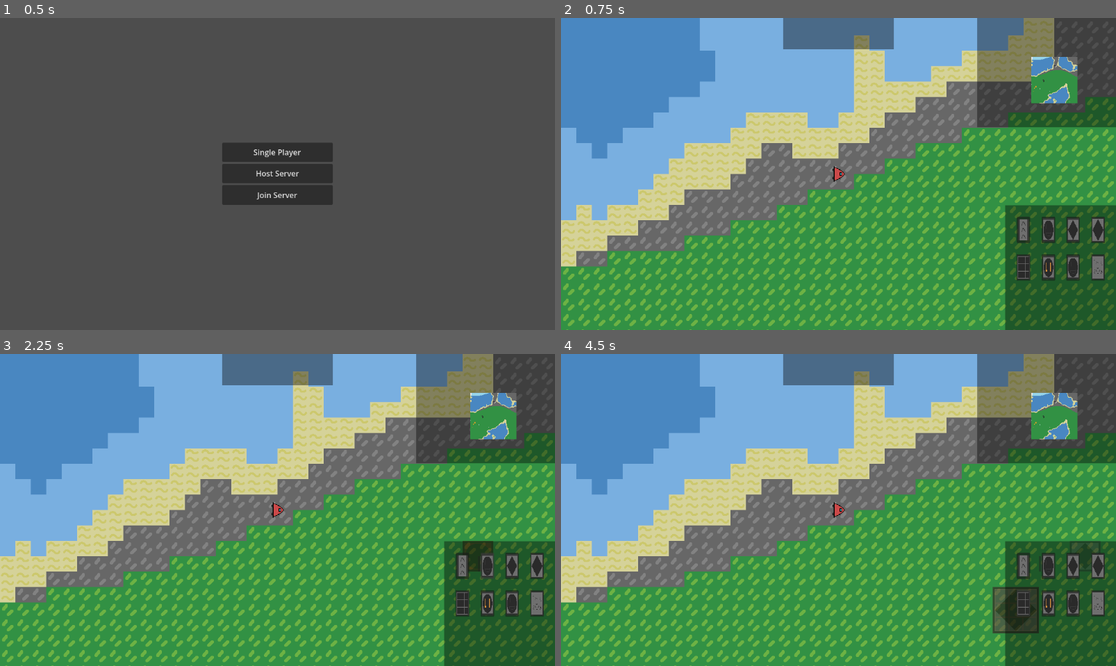
Above: before the commit, frames 1-4 (two rows, left to right).
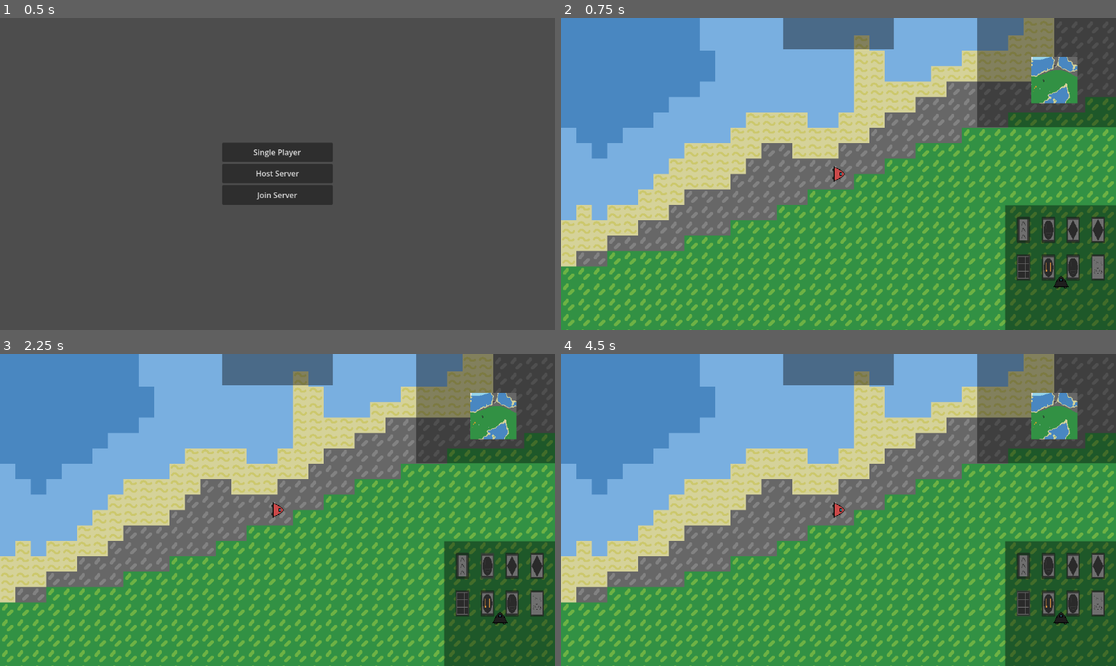
Above: after the commit, the same moments.

Repository: pp1522/Dusty-Mine
Game: Godot game, scene res://Scenes/menu.tscn
The game is run twice, just before and just after one commit, with the same random seed, the same clock (stepped at 60 frames per second) and the same inputs.
Inputs (mouse positions are in pixels of both pictures, inside the frame that each line leads up to):
- Up to frame 1 (0.5 s): no input
- Up to frame 2 (0.75 s): click "Host Server" at 0.5 s
- Up to frame 3 (2.25 s): click (460, 566) at 1.25 s; click (488, 566) at 2 s
- Up to frame 4 (4.5 s): click (1071, 566) at 2.75 s; click (1099, 566) at 3.5 s; click (1021, 603) at 4.25 s

Frame 1 is identical in both runs. In frame 2, less than 0.1% of the frame differs, in the area x 88-92%, y 82-87%; in frame 3, 0.4%; in frame 4, 1.2%, in the area x 77-98%, y 59-90%.

Commit message:
Move building preview to player

Diff:
--- /dev/null
+++ b/Object/enemy.tscn
@@ -0,0 +1,7 @@
+[gd_scene format=3 uid="uid://dsr5fcyaadjx0"]
+
+[ext_resource type="Texture2D" uid="uid://dlosahuqsoly5" path="res://Assets/enemy.png" id="1_qbrgh"]
+
+[node name="Sprite2D" type="Sprite2D" unique_id=957648659]
+scale = Vector2(1.2, 1.2)
+texture = ExtResource("1_qbrgh")
--- a/Scenes/main.tscn
+++ b/Scenes/main.tscn
@@ -34,6 +34,7 @@
 [ext_resource type="PackedScene" uid="uid://kpuqnea5jivw" path="res://Object/building/gun_turret.tscn" id="25_kltya"]
 [ext_resource type="PackedScene" uid="uid://bqln0suuedll4" path="res://Object/building/drill_advance.tscn" id="26_e08e2"]
 [ext_resource type="PackedScene" uid="uid://dxdsalqena2ek" path="res://Object/building/core.tscn" id="27_neg2b"]
+[ext_resource type="PackedScene" uid="uid://dsr5fcyaadjx0" path="res://Object/enemy.tscn" id="34_r33sp"]
 
 [node name="Main" type="Node2D" unique_id=1290030476]
 script = ExtResource("1_fevyy")
@@ -94,7 +95,11 @@
 [node name="Player" type="Node2D" parent="." unique_id=938649005]
 z_index = 2
 
-[node name="PlayerSingle" parent="Player" unique_id=1308833832 instance=ExtResource("3_jjvhh")]
+[node name="PlayerSingle" parent="Player" unique_id=1308833832 node_paths=PackedStringArray("build") instance=ExtResource("3_jjvhh")]
+build = NodePath("../../Building")
+
+[node name="Sprite2D" parent="." unique_id=957648659 instance=ExtResource("34_r33sp")]
+position = Vector2(462, 225)
 
 [node name="CanvasLayer" type="CanvasLayer" parent="." unique_id=17001104]
 
@@ -106,4 +111,5 @@
 spawn_path = NodePath("../Player")
 
 [connection signal="click_event" from="Player/PlayerSingle" to="Building" method="_on_player_click_event"]
-[connection signal="building_select" from="CanvasLayer/Gui" to="Building" method="_on_gui_building_select"]
+[connection signal="click_remove_event" from="Player/PlayerSingle" to="Building" method="_on_player_click_remove_event"]
+[connection signal="building_select" from="CanvasLayer/Gui" to="Player/PlayerSingle" method="_on_gui_building_select"]
--- a/Scripts/Building/build.gd
+++ b/Scripts/Building/build.gd
@@ -22,11 +22,8 @@
 
 var debug: bool = false
 
-var select_building: String = ""
-var current_building: Building
 var old_pos: Vector2
 var building_object: PackedScene
-var current_rotation: float = 0.0
 
 var building_tile: Dictionary[Vector2i, Building] = {}
 
@@ -37,28 +34,7 @@
 		spawner.add_spawnable_scene("res://Object/building/drill.tscn")
 		spawner.add_spawnable_scene("res://Object/building/belt.tscn")
 
-func _input(_event: InputEvent) -> void:
-	if Input.is_action_just_pressed("place") and current_building:
-		queue_building()
-
-	elif Input.is_action_just_pressed("remove") and current_building:
-		current_building.queue_free()
-		current_building = null
-		select_building = ""
-
-	elif Input.is_action_just_pressed("remove"):
-		queue_remove()
-
-	elif Input.is_action_just_pressed("rotate") and current_building:
-		current_rotation = wrapf(current_rotation+90.0, 0.0, 360.0)
-		current_building.building_rotate(current_rotation)
-
 func _process(_delta: float) -> void:
-	if current_building:
-		snap(current_building, get_global_mouse_position())
-	elif select_building:
-		set_current_building(select_building)
-
 	for c in build_global.get_children():
 		if player.get_child_count() == 0: return
 		for p in player.get_children():
@@ -196,28 +172,30 @@
 
 	return Vector2i.DOWN
 
-func queue_building():
-	if not is_valid(current_building): return
+func queue_building(building: String, build_pos: Vector2, build_rotation: float):
+	var newBuilding: Building = create_building(building, build_pos, build_rotation)
+
+	if not is_valid(newBuilding):
+		newBuilding.queue_free()
+		return
 
 	if NetworkHandler.single:
-		local_place_queue(current_building, current_rotation)
+		local_place_queue(newBuilding)
 	else:
 		if multiplayer.is_server():
-			online_place(select_building, current_building.global_position, current_rotation)
+			online_place(building, newBuilding.global_position, build_rotation)
 		else:
-			online_place.rpc_id(1, select_building, current_building.global_position, current_rotation)
-		current_building.queue_free()
-
-	current_building = null
-
-func queue_remove():
+			online_place.rpc_id(1, building, newBuilding.global_position, build_rotation)
+		newBuilding.queue_free()
+
+func queue_remove(pos: Vector2):
 	if NetworkHandler.single:
-		local_remove_queue(get_global_mouse_position())
+		local_remove_queue(pos)
 	else:
 		if multiplayer.is_server():
-			online_remove(get_global_mouse_position())
+			online_remove(pos)
 		else:
-			online_remove.rpc_id(1, get_global_mouse_position())
+			online_remove.rpc_id(1, pos)
 
 func place_building(building: Building):
 	snap(building, building.global_position)
@@ -260,9 +238,8 @@
 					remove_building_tile(child)
 					child.set_remove()
 
-func local_place_queue(building: Building, build_rotation: float):
+func local_place_queue(building: Building):
 	building.reparent(build_global)
-	building.building_rotate(build_rotation)
 	snap(building, building.global_position)
 	building.set_queue()
 
@@ -281,14 +258,8 @@
 					remove_building_tile(child)
 					child.set_remove()
 
-func set_current_building(build: String):
-	if current_building:
-		current_building.queue_free()
-		current_building = null
-
-	var newBuilding = BUILDING[build].instantiate()
-	current_building = newBuilding
-
+func create_building(building: String, build_pos: Vector2, build_rotation: float):
+	var newBuilding = BUILDING[building].instantiate()
 	newBuilding.modulate.r = 0.0
 	newBuilding.modulate.g = 0.0
 	newBuilding.modulate.b = 0.0
@@ -296,9 +267,11 @@
 	newBuilding.set_sync(false)
 
 	build_preview.add_child(newBuilding)
-	snap(newBuilding, get_global_mouse_position())
+	snap(newBuilding, build_pos)
 	update_highlight(newBuilding)
-	current_building.building_rotate(current_rotation)
+	newBuilding.building_rotate(build_rotation)
+
+	return newBuilding
 
 func update_belt(belt: Building):
 	belt.data["Belt_Target"] = []
@@ -378,21 +351,17 @@
 				if b.properties.type == "belt":
 					update_belt(b)
 
-func _on_gui_building_select(building: String) -> void:
-	if BUILDING.has(building):
-		select_building = building
-		set_current_building(building)
-	else:
-		if current_building:
-			current_building.queue_free()
-			current_building = null
-
-func _on_player_click_event(pos: Vector2) -> void:
-	# BUG: Delay Multiplayer a bit so it not show inv when place.
-	var tile_pos = ground_tile.local_to_map(ground_tile.to_local(pos))
-	var building = building_tile.get(tile_pos)
-
-	if !building: return
-
-	if building.place and building.get_global_rect().has_point(pos):
-		building.toggle_item()
+func _on_player_click_event(pos: Vector2, build_rotation: float, building: String) -> void:
+	if building:
+		queue_building(building, pos, build_rotation)
+	else:
+		var tile_pos = ground_tile.local_to_map(ground_tile.to_local(pos))
+		var build = building_tile.get(tile_pos)
+
+		if !build: return
+
+		if build.place and build.get_global_rect().has_point(pos):
+			build.toggle_item()
+
+func _on_player_click_remove_event(pos: Vector2) -> void:
+	queue_remove(pos)
--- a/Scripts/Building/building_gui.gd
+++ b/Scripts/Building/building_gui.gd
@@ -1,7 +1,7 @@
 extends Control
 
 
-signal select(building)
+signal select(building: String)
 
 @export var button: Array[BuildingButton]
 
--- a/Scripts/gui.gd
+++ b/Scripts/gui.gd
@@ -2,7 +2,7 @@
 extends Control
 
 
-signal building_select(building)
+signal building_select(building: String)
 
 @export var terrain_gen: TerrainGen
 
@@ -22,5 +22,5 @@
 		items.resources[i] += 1
 	items.update_item()
 
-func _on_building_select(building: Variant) -> void:
+func _on_building_select(building: String) -> void:
 	building_select.emit(building)
--- a/Scripts/player.gd
+++ b/Scripts/player.gd
@@ -2,7 +2,8 @@
 extends Node2D
 
 
-signal click_event(pos: Vector2)
+signal click_event(pos: Vector2, build_rotation: float, building: String)
+signal click_remove_event(pos: Vector2)
 
 @export var speed: int = 10
 @export var player_speed: int = 250
@@ -15,11 +16,22 @@
 @export var camera: Camera2D
 @export var player: CharacterBody2D
 
+@export var build: Build
+
 var vel = Vector2.ZERO
+var select_building: String = ""
+var current_building: Building
+var current_rotation: float = 0.0
 
 func get_input():
 	var direction = Input.get_vector("left", "right", "up", "down")
 	vel = direction * speed
+
+func _process(_delta: float) -> void:
+	if current_building:
+		build.snap(current_building, get_global_mouse_position())
+	elif select_building:
+		set_current_building(select_building)
 
 func _physics_process(_delta: float) -> void:
 	get_input()
@@ -41,5 +53,41 @@
 		camera.zoom = Vector2(z, z)
 
 	if Input.is_action_just_pressed("place"):
-		var pos = get_global_mouse_position()
-		click_event.emit(pos)
+		click_event.emit(get_global_mouse_position(), current_rotation, select_building)
+
+	if Input.is_action_just_pressed("remove") and current_building:
+		current_building.queue_free()
+		current_building = null
+		select_building = ""
+
+	elif Input.is_action_just_pressed("remove"):
+		click_remove_event.emit(get_global_mouse_position())
+
+	if Input.is_action_just_pressed("rotate") and current_building:
+		current_rotation = wrapf(current_rotation+90.0, 0.0, 360.0)
+		current_building.building_rotate(current_rotation)
+
+func set_current_building(building: String):
+	if current_building:
+		current_building.queue_free()
+		current_building = null
+
+	var newBuilding = build.BUILDING[building].instantiate()
+	current_building = newBuilding
+
+	newBuilding.modulate.r = 0.0
+	newBuilding.modulate.g = 0.0
+	newBuilding.modulate.b = 0.0
+
+	newBuilding.set_sync(false)
+
+	add_child(newBuilding)
+	build.snap(newBuilding, get_global_mouse_position())
+	build.update_highlight(newBuilding)
+	current_building.building_rotate(current_rotation)
+
+func _on_gui_building_select(building: String) -> void:
+	select_building = building
+	if current_building:
+		current_building.queue_free()
+		current_building = null
